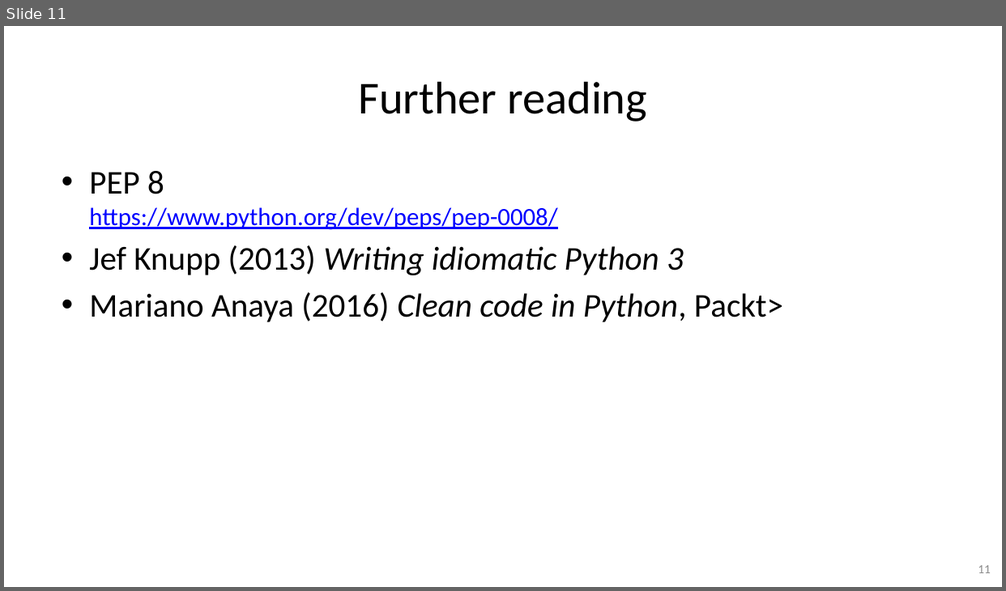
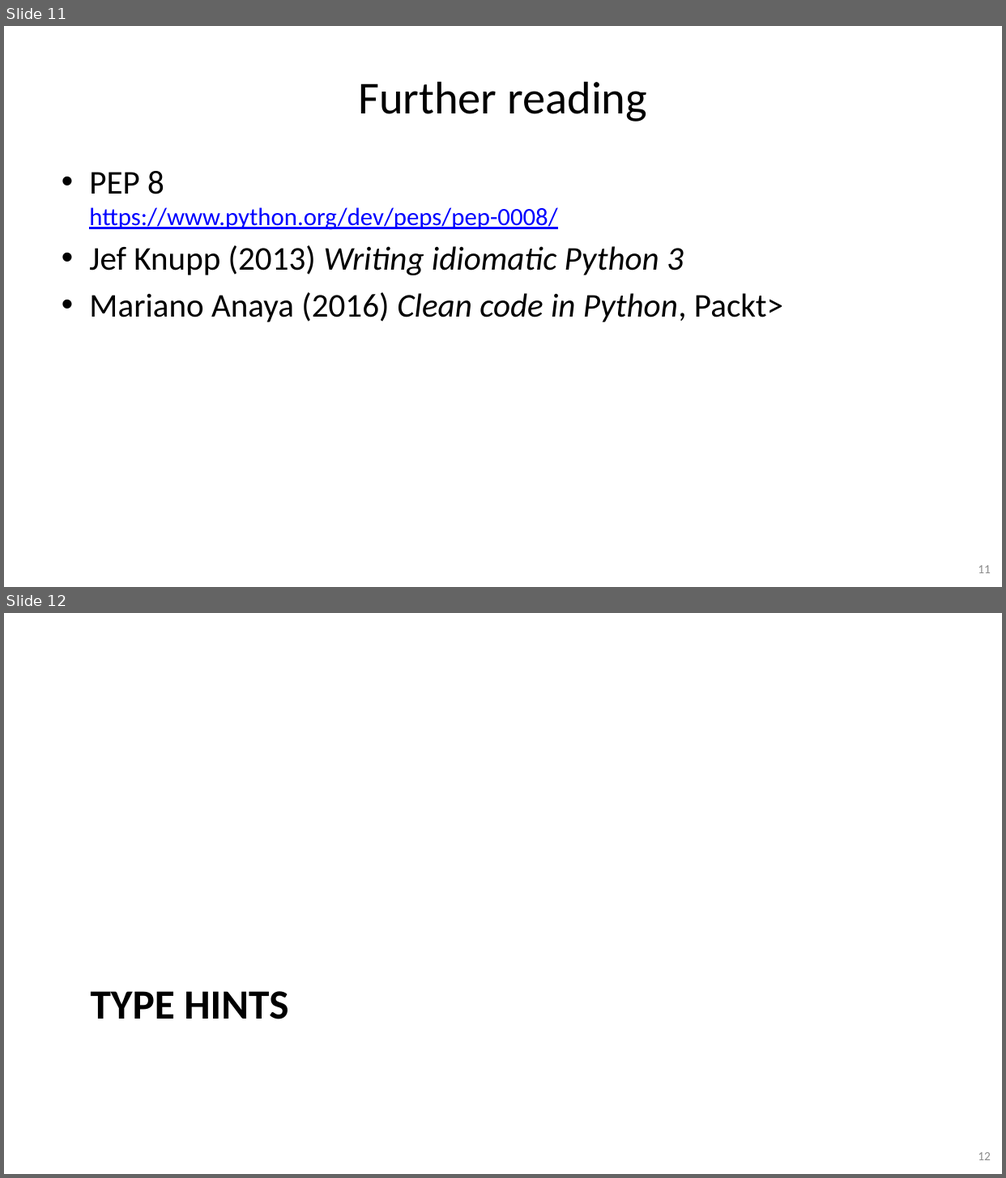
Before and after one commit to gjbex/Python-software-engineering, a slide deck: python_software_engineering.pptx. Shown one above the other, each under a label of ours: slide 11 before the commit, slides 11 and 12 after it. The pictures are 1006x591 and 1006x1178 pixels, drawn with LibreOffice and Linux fonts; fonts in the diff are those of the drawing. Boxes give left, top, right and bottom in pixels: in the first picture for what was removed or moved away, otherwise in the second. Text is boxed around its words. In the diff, an @@ line names an element or a change of style, - is before the commit and + after.

Commit message:
Add type hints slides

```diff
--- a/python_software_engineering.pptx
+++ b/python_software_engineering.pptx
@@ slide 12 added at bbox=[4, 613, 1002, 1174], background #FFFFFF @@
@@ title added at bbox=[91, 991, 288, 1020], 40 pt, text #000000, bold @@
+TYPE HINTS
@@ page number added at bbox=[978, 1152, 991, 1161], 12 pt, text #8C8C8C @@
+12
```
Also in this commit, not shown: 1 slide changed, 3 other slides added.
